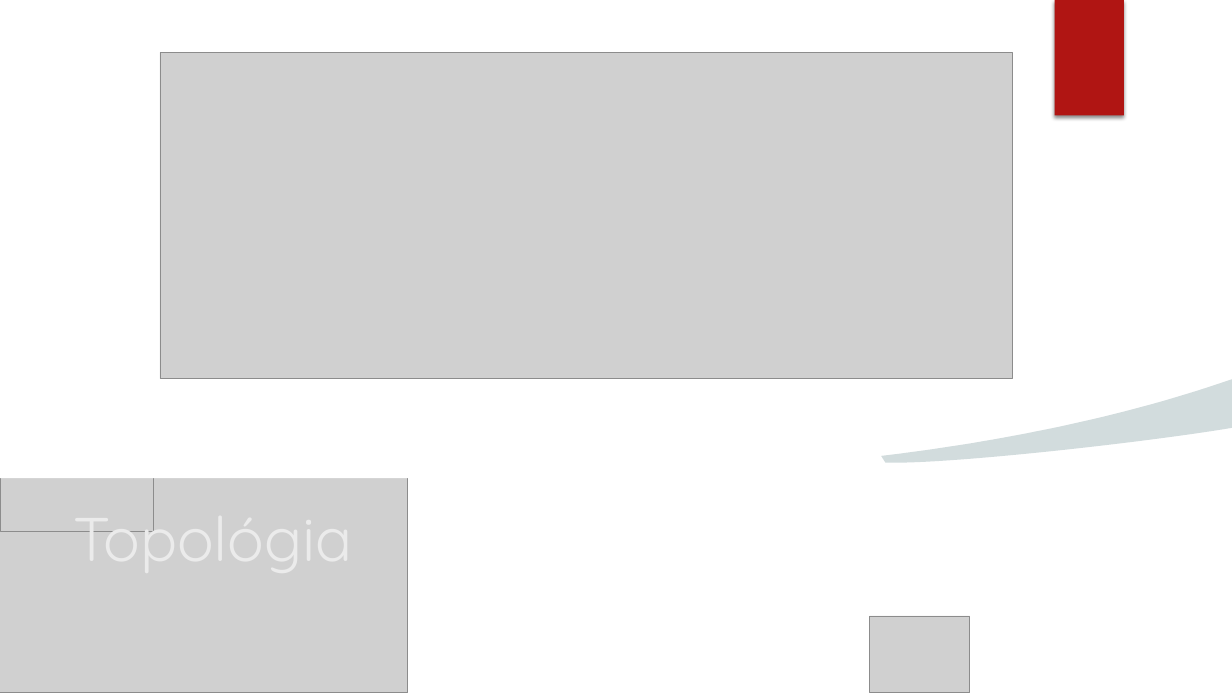
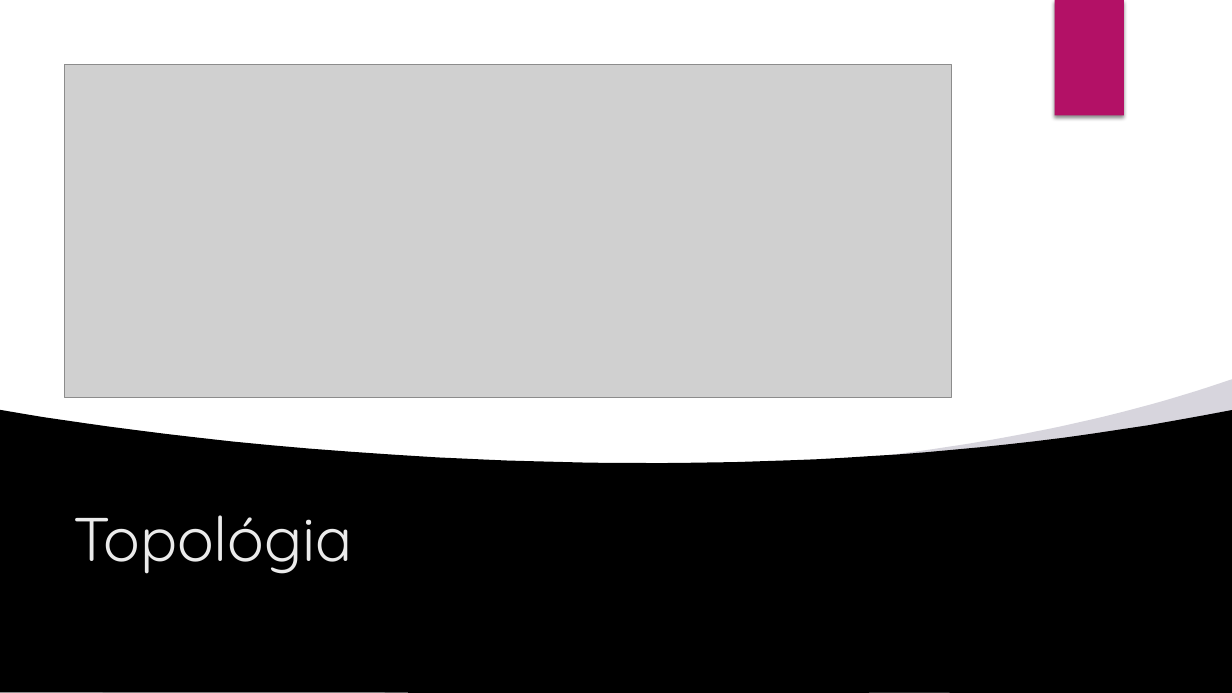
Before and after one commit to LajkaK2006/BorsodNet, a slide deck: slide 2 of Tacos KFT.pptx. Drawn at 1232x693 pixels with LibreOffice and Linux fonts; fonts in the diff are those of the drawing; grey boxes stand for pictures; background and template pictures are left out. Boxes give left, top, right and bottom in pixels: in the first picture for what was removed or moved away, otherwise in the second. Text is boxed around its words. In the diff, an @@ line names an element or a change of style, - is before the commit and + after.

```diff
--- a/Tacos KFT.pptx
+++ b/Tacos KFT.pptx
@@ background #FFFFFF to picture (left out) @@
@@ rectangle at [1055,0,1124,116]: fill #B01513 to #B31166 @@
@@ picture: place and size @@
-picture at [160,53,1012,379]
+picture at [64,65,951,397]
@@ freeform shape at [882,380,1232,463]: fill #1E5155 at 20% opacity to #3B3059 at 20% opacity @@
@@ freeform shape added at [0,410,1232,693], fill #000000 @@
```
Also in this commit, not shown: 16 other slides changed, 3 slides added, 1 slide removed.
